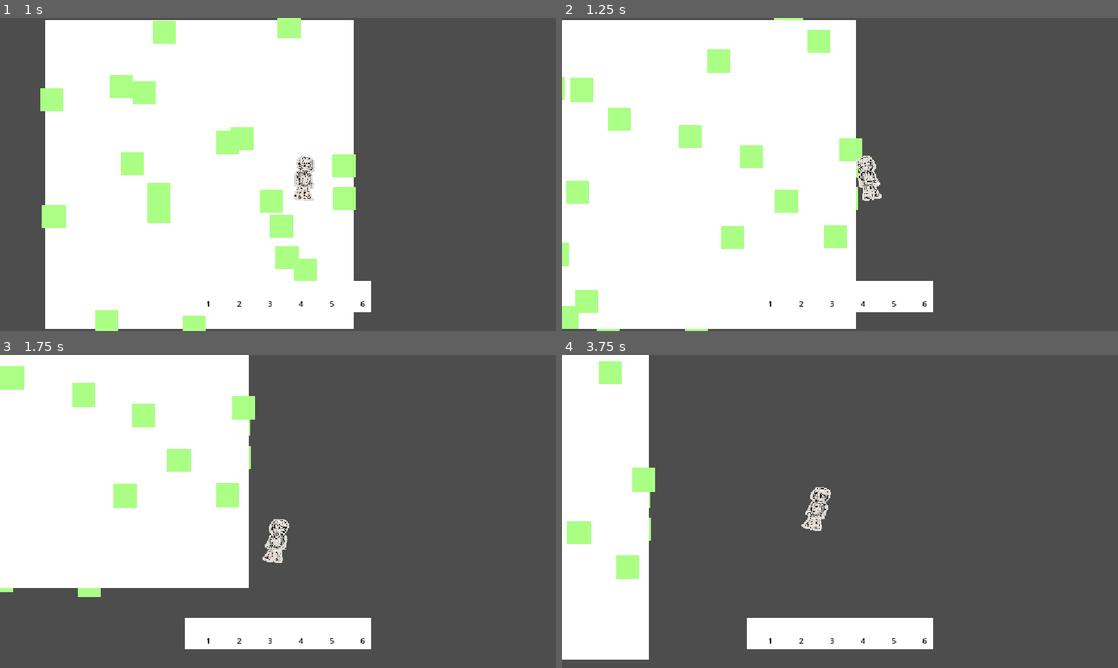
Above: before the commit, frames 1-4 (two rows, left to right).
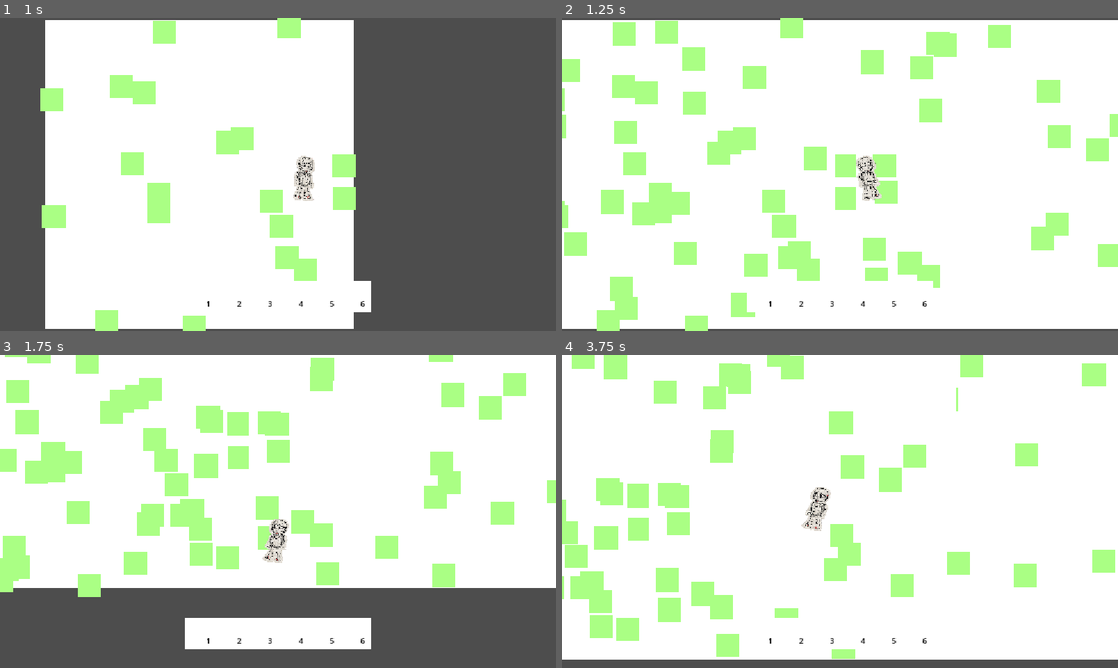
Above: after the commit, the same moments.

Repository: Duckwastakon/brackeysJam
Game: Godot game, scene res://animals/scene/map.tscn
Same seed, same stepped clock (60 frames per second), same inputs: the game is played once before the commit and once after it. The project has no main scene, so this scene is started directly.
Inputs (mouse positions are in pixels of both pictures, inside the frame that each line leads up to):
- Up to frame 1 (1 s): tap Enter at 0.5 s; move the mouse to (400, 158) at 0.52 s; hold D (right) from 0.53 s (still down); tap 1 (1) at 0.6 s; click (400, 158) at 0.67 s; tap 2 (2) at 0.8 s
- Up to frame 2 (1.25 s): keep holding D (right)
- Up to frame 3 (1.75 s): move the mouse to (166, 527) at 1.27 s; release D (right) at 1.28 s; hold S (down) from 1.28 s (still down); tap 2 (2) at 1.35 s; tap 4 (4) at 1.55 s
- Up to frame 4 (3.75 s): move the mouse to (895, 442) at 2.02 s; release S (down) at 2.03 s; hold D (right) 2.03-2.78 s; tap 4 (4) at 2.1 s; tap 6 (6) at 2.3, 2.85 s; move the mouse to (812, 574) at 2.77 s; hold W (up) 2.78-3.53 s; click (812, 574) at 2.92 s; tap Q (q) at 3.05, 3.6 s; move the mouse to (1006, 558) at 3.52 s; hold A (left) from 3.53 s (still down)

Frame 1 is identical in both runs. In frame 2, 58% of the frame differs, in the area x 0-100%, y 0-100%; in frame 3, 51%; in frame 4, 82%, in the area x 0-100%, y 0-98%.
Error in both runs: Invalid access to property or key 'damage' on a base object of type 'Area2D'. (res://player/attacking_controller.gd:38)

Commit message:
up, down, left, right

Diff:
--- a/animals/scene/map.gd
+++ b/animals/scene/map.gd
@@ -6,6 +6,7 @@
 @onready var area = $background/body
 
 var inOne = false; var inTwo = false;var inThree = false; var inFour =false;var inFive = false; var inSix = false;  var inSeven = false; var inEight = false
+var one = 0; var two = 0; var three = 0; var four = 0; var five = 0; var six = 0; var seven = 0; var eight = 0;
 
 var newTile = tile
 var newRec = rec
@@ -16,6 +17,10 @@
 
 var tilePosition = Vector2(0.0, 0.0)
 var currentPosition = Vector2(0.0, 0.0)
+
+var left = 0 ;
+var up= 0;
+var counter = 1;
 
 
 var number = []
@@ -32,24 +37,37 @@
 func generate():
 
 	if first:
+		sqPosition = Vector2(0.0, 0.0)
 		first = false
 	else:
 		if inOne:
 			pass
 		elif inTwo:
-			pass
+			two = two+1
+			sqPosition = Vector2(CurrentsqPosition.x, CurrentsqPosition.y+640)
+			left = 0
+			up = (640)*two
 		elif inThree:
 			pass
 		elif inFour:
 			pass
 		elif inFive:
-			pass
+			five = five+1
+			sqPosition = Vector2(CurrentsqPosition.x, CurrentsqPosition.y-640)
+			left = 0
+			up = (-640)*five
 		elif inSix :
 			pass
 		elif inSeven:
+			up = 0;
+			seven = seven + 1
 			sqPosition = Vector2(CurrentsqPosition.x-640, CurrentsqPosition.y)
+			left = (-640)*seven
 		else:
-			pass
+			up = 0
+			eight = eight + 1
+			sqPosition = Vector2(CurrentsqPosition.x+640, CurrentsqPosition.y)
+			left = (640)*eight
 
 
 	newBack = square.duplicate() # needs reworking when addingh get s added
@@ -62,9 +80,10 @@
 	for o in 10:
 		var n = o*64
 		for i in 10 :
-			var a = i * 64
+			var y = n - up
+			var a = i * 64 + left
 			newTile = tile.duplicate()
-			newTile.position = Vector2(a, n)
+			newTile.position = Vector2(a, y)
 			add_child(newTile)
 			number.append(newTile)
 
@@ -76,7 +95,10 @@
 		if f:
 			newRec = rec.duplicate()
 			add_child(newRec)
-			newRec.position = number[i].global_position + Vector2(randi_range(1, 64), randi_range(1, 64))
+			var which = i*counter
+			print(which)
+			newRec.position = number[which].global_position + Vector2(randi_range(1, 64), randi_range(1, 64))
+	counter = counter+1
 
 
 func _process(delta: float) -> void:
